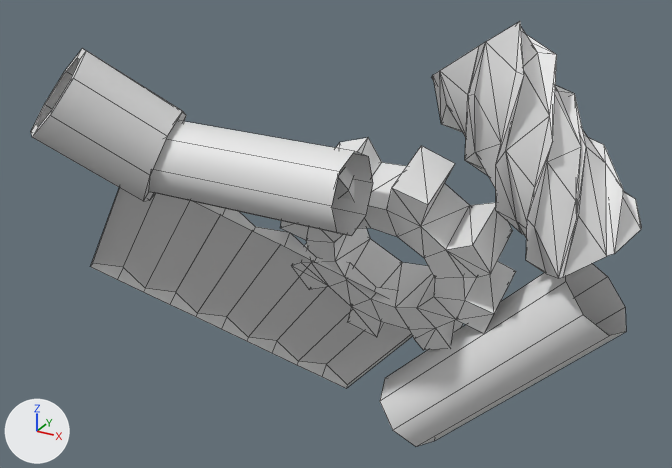
Renders of the FBX model New Unity Project/Assets/scrap/scrap.fbx from each side of a commit.
Camera for both pictures: a 50 mm camera at (0.481, -0.938, 0.471) aimed at (-0.032, -0.005, 0.005). The axes (+X, +Y, +Z) are drawn at lower left. The lights are the same throughout. Mesh edges are drawn as thin lines. Where no turn or scale is listed for an object, it has been applied to the vertices.

Names of what the first picture shows: 'Worm Gear'.
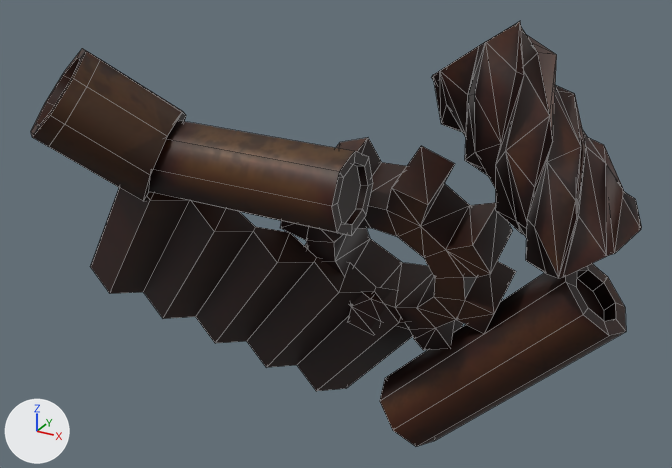
Commit message: scrap fix 2

Where the change shows, as pixel boxes [x1, y1, x2, y2] in the pictures (672 x 468 px):
'Worm Gear', surface changed, reshaped
    both: [31, 22, 642, 447]
part 1 of me_worm_gear, added (black)
    after: [566, 264, 626, 335]
part 2 of me_worm_gear, built on
    before: [32, 51, 393, 388]
    after: [32, 51, 412, 391]
part 3 of me_worm_gear, surface changed
    both: [31, 22, 642, 447]

What changed in the scene script:
```text
Add img_scrap_scrap_albedo_jpg:
    img_scrap_scrap_albedo_jpg = load_image('scrap_scrap_Albedo.jpg', 'scrap_scrap_Albedo.jpg', 512, 512, 'sRGB')
Change mat_scrap:
    remove mat_scrap.base_color = (0.8, 0.8, 0.8)  # white #e7e7e7
    add mat_scrap.texture = img_scrap_scrap_albedo_jpg
Change me_worm_gear:
    used by ob_worm_gear; location = (0.0, 0.0, 0.0)
    remove me_worm_gear.from_pydata(...)  # 278 vertices, 371 faces; spans x -0.44..0.325, y -0.223..0.155, z -0.331..0.283
    add me_worm_gear.from_pydata(...)  # 392 vertices, 501 faces; spans x -0.44..0.325, y -0.223..0.155, z -0.331..0.283
    me_worm_gear part 1
    37 vertices are added at x 0.238..0.316, y -0.026..0.09, z -0.068..0.068
    5 new vertices lie (0.013, -0.006, 0.017) away from vertices in x 0.251..0.294, y 0.029..0.079, z -0.068..-0.026
    44 new faces join them
    me_worm_gear part 2
    10 vertices are removed from x -0.405..0.048, y -0.106..0.132, z -0.311..0.069
    28 faces are deleted
    44 vertices are added at x -0.342..0.164, y -0.213..0.11, z -0.324..0.275
    7 new vertices lie (0.006, -0.04, -0.024) away from vertices in x -0.408..-0.091, y -0.087..0.117, z -0.259..0.08
    8 new vertices lie (0.007, 0.003, 0.0) away from vertices in x 0.031, y -0.133..-0.061, z 0.065..0.137
    7 new vertices lie (0.002, 0.005, 0.011) away from vertices in x 0.085..0.144, y -0.027..0.058, z 0.207..0.25
    97 new faces join them
    me_worm_gear part 3: 343 kept faces spanning x -0.44..0.325, y -0.223..0.155, z -0.331..0.283 get new texture (UV) coordinates
```
